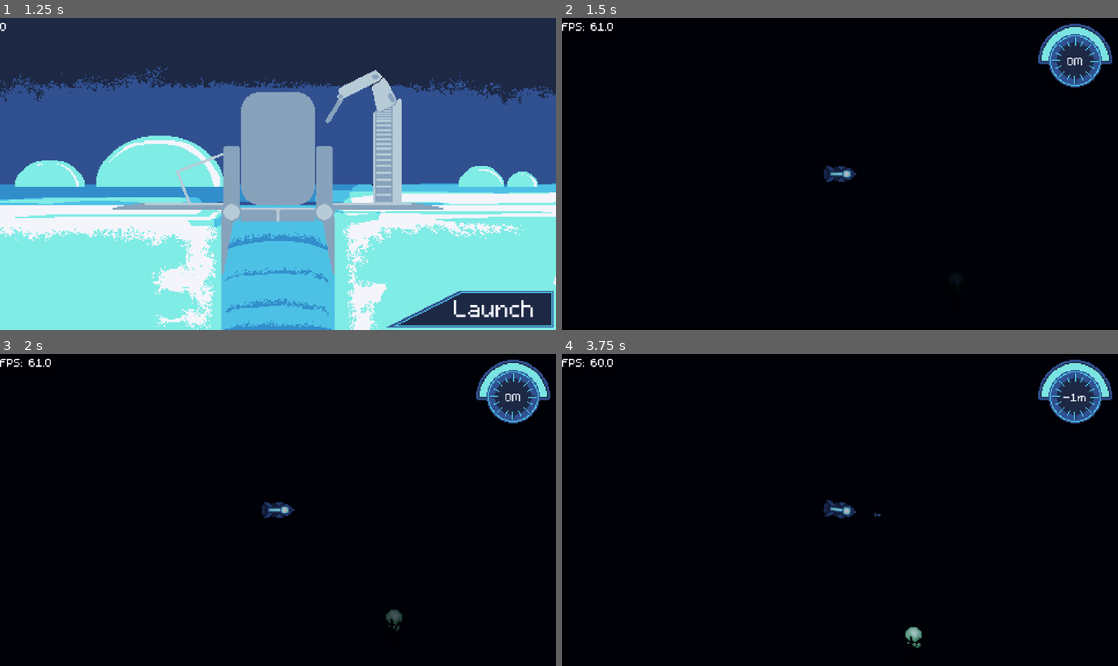
Above: before the commit, frames 1-4 (two rows, left to right).
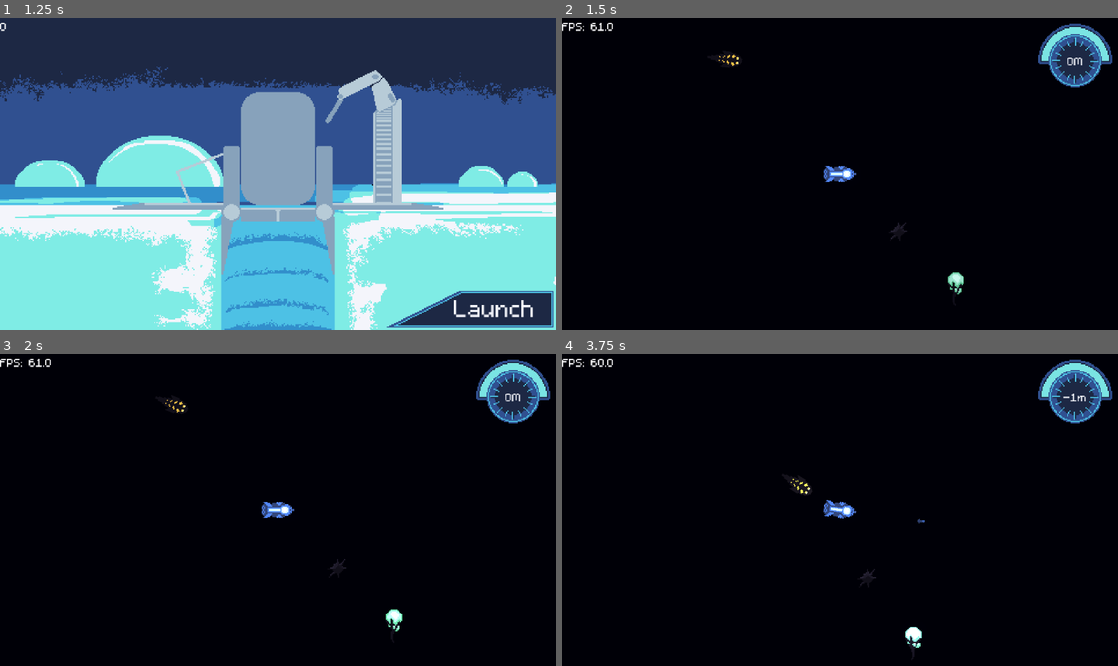
Above: after the commit, the same moments.

Repository: austingwatson/Depths
Game: Godot game, scene res://scenes/title_screen.tscn
Same seed, same stepped clock (60 frames per second), same inputs: the game is played once before the commit and once after it.
Inputs (mouse positions are in pixels of both pictures, inside the frame that each line leads up to):
- Up to frame 1 (1.25 s): click "Play" at 0.5 s
- Up to frame 2 (1.5 s): click "Launch" at 1.25 s
- Up to frame 3 (2 s): no input
- Up to frame 4 (3.75 s): move the mouse to (962, 494) at 2.02 s; hold Space (thrust) 2.03-2.78 s; hold Right mouse button (rotate) 2.03-2.78 s; move the mouse to (728, 525) at 2.77 s; click (728, 525) at 2.85 s; move the mouse to (895, 441) at 3.52 s; hold Space (thrust) from 3.53 s (still down); hold Shift (sonar) from 3.53 s (still down)

Frame 1 is identical in both runs. In frame 2, 0.5% of the frame differs, in the area x 28-73%, y 11-89%; in frame 3, 0.5%; in frame 4, 0.6%, in the area x 41-66%, y 39-98%.

Commit message:
added hunter fish ai (basic)

Diff:
--- a/scenes/component/detection.tscn
+++ b/scenes/component/detection.tscn
@@ -11,3 +11,6 @@
 
 [node name="CollisionShape2D" type="CollisionShape2D" parent="."]
 shape = SubResource("CircleShape2D_y1fjw")
+
+[connection signal="area_entered" from="." to="." method="_on_area_entered"]
+[connection signal="area_exited" from="." to="." method="_on_area_exited"]
--- /dev/null
+++ b/scenes/component/player_distance.tscn
@@ -0,0 +1,6 @@
+[gd_scene load_steps=2 format=3 uid="uid://bbcnk1lc1bia3"]
+
+[ext_resource type="Script" uid="uid://53kp1a4tvhe8" path="res://scripts/component/player_distance.gd" id="1_d7iks"]
+
+[node name="PlayerDistance" type="Node"]
+script = ExtResource("1_d7iks")
--- a/scenes/entity/actor/floater.tscn
+++ b/scenes/entity/actor/floater.tscn
@@ -1,10 +1,11 @@
-[gd_scene load_steps=10 format=3 uid="uid://8oxdyj66sd4m"]
+[gd_scene load_steps=11 format=3 uid="uid://8oxdyj66sd4m"]
 
 [ext_resource type="Texture2D" uid="uid://crpnnm0l8ilj3" path="res://assets/textures/entity/floater_green.png" id="1_4c47e"]
 [ext_resource type="Script" uid="uid://brrrtutax8xnp" path="res://scripts/entity/actor/floater.gd" id="1_ty7i7"]
 [ext_resource type="PackedScene" uid="uid://dgefqrqeh3evl" path="res://scenes/component/movement.tscn" id="2_11tjm"]
 [ext_resource type="PackedScene" uid="uid://b0rymrbfbbdhr" path="res://scenes/component/hurt_box.tscn" id="2_41qwq"]
 [ext_resource type="Texture2D" uid="uid://dgb36hfijxjf1" path="res://assets/textures/effects/2d_lights_and_shadows_neutral_point_light.png" id="2_ty7i7"]
+[ext_resource type="PackedScene" uid="uid://bbcnk1lc1bia3" path="res://scenes/component/player_distance.tscn" id="6_dt2mo"]
 
 [sub_resource type="CircleShape2D" id="CircleShape2D_11tjm"]
 radius = 8.0
@@ -81,9 +82,10 @@
 acceleration = 5.0
 deceleration = 500.0
 
-[node name="HurtBox" parent="." instance=ExtResource("2_41qwq")]
+[node name="HurtBox" parent="." node_paths=PackedStringArray("entity") instance=ExtResource("2_41qwq")]
 collision_layer = 8
 collision_mask = 2
+entity = NodePath("..")
 max_health = 1
 health = 1
 shape = SubResource("CircleShape2D_11tjm")
@@ -104,5 +106,9 @@
 }
 speed_scale = 0.5
 
+[node name="PlayerDistance" parent="." node_paths=PackedStringArray("entity") instance=ExtResource("6_dt2mo")]
+entity = NodePath("..")
+distance = 500.0
+
 [connection signal="dead" from="HurtBox" to="." method="_on_hurt_box_dead"]
 [connection signal="pinged" from="HurtBox" to="." method="_on_hurt_box_pinged"]
--- a/scenes/entity/actor/hunter_fish.tscn
+++ b/scenes/entity/actor/hunter_fish.tscn
@@ -6,6 +6,8 @@
 [ext_resource type="PackedScene" uid="uid://yr7unnis4qow" path="res://scenes/component/fish_sprite.tscn" id="3_mrtdc"]
 [ext_resource type="PackedScene" uid="uid://b0rymrbfbbdhr" path="res://scenes/component/hurt_box.tscn" id="3_vbyxb"]
 [ext_resource type="Texture2D" uid="uid://hyyf28m6abmq" path="res://assets/textures/entity/hunter_fish_normals.png" id="4_mrtdc"]
+[ext_resource type="PackedScene" uid="uid://djbrnjtvjpjmt" path="res://scenes/component/detection.tscn" id="7_4cvhp"]
+[ext_resource type="PackedScene" uid="uid://bbcnk1lc1bia3" path="res://scenes/component/player_distance.tscn" id="8_fjt5v"]
 
 [sub_resource type="CanvasTexture" id="CanvasTexture_ce58k"]
 resource_local_to_scene = true
@@ -16,11 +18,20 @@
 
 [sub_resource type="CircleShape2D" id="CircleShape2D_snnp5"]
 
+[sub_resource type="CircleShape2D" id="CircleShape2D_4cvhp"]
+radius = 150.0
+
+[sub_resource type="CapsuleShape2D" id="CapsuleShape2D_4cvhp"]
+
 [node name="HunterFish" type="Node2D"]
 script = ExtResource("1_snnp5")
 
 [node name="Movement" parent="." node_paths=PackedStringArray("entity") instance=ExtResource("2_vbyxb")]
 entity = NodePath("..")
+max_speed = 225.0
+acceleration = 50.0
+deceleration = 300.0
+rotation_speed = 1.0
 
 [node name="FishSprite" parent="." instance=ExtResource("3_mrtdc")]
 texture = SubResource("CanvasTexture_ce58k")
@@ -30,12 +41,37 @@
 visible_rect = Rect2(-16, -8, 32, 16)
 show_time = 2.5
 
-[node name="HurtBox" parent="." instance=ExtResource("3_vbyxb")]
+[node name="HurtBox" parent="." node_paths=PackedStringArray("entity") instance=ExtResource("3_vbyxb")]
 collision_layer = 4
 collision_mask = 2
+entity = NodePath("..")
 max_health = 1
 health = 1
 shape = SubResource("CircleShape2D_snnp5")
 
+[node name="Detection" parent="." instance=ExtResource("7_4cvhp")]
+collision_layer = 4
+collision_mask = 2
+shape = SubResource("CircleShape2D_4cvhp")
+
+[node name="AttackDetection" parent="." instance=ExtResource("7_4cvhp")]
+position = Vector2(20, 0)
+rotation = 1.5708
+collision_layer = 4
+collision_mask = 2
+shape = SubResource("CapsuleShape2D_4cvhp")
+
+[node name="PlayerDistance" parent="." node_paths=PackedStringArray("entity") instance=ExtResource("8_fjt5v")]
+entity = NodePath("..")
+distance = 500.0
+
+[node name="IdleTimer" type="Timer" parent="."]
+wait_time = 2.0
+autostart = true
+
 [connection signal="dead" from="HurtBox" to="." method="_on_hurt_box_dead"]
 [connection signal="pinged" from="HurtBox" to="." method="_on_hurt_box_pinged"]
+[connection signal="detected" from="Detection" to="." method="_on_detection_detected"]
+[connection signal="lost" from="Detection" to="." method="_on_detection_lost"]
+[connection signal="detected" from="AttackDetection" to="." method="_on_attack_detection_detected"]
+[connection signal="timeout" from="IdleTimer" to="." method="_on_idle_timer_timeout"]
--- a/scenes/entity/actor/player.tscn
+++ b/scenes/entity/actor/player.tscn
@@ -72,9 +72,10 @@
 [node name="Sprite2D" type="Sprite2D" parent="."]
 texture = SubResource("AtlasTexture_18kca")
 
-[node name="HurtBox" parent="." instance=ExtResource("2_8pk7n")]
+[node name="HurtBox" parent="." node_paths=PackedStringArray("entity") instance=ExtResource("2_8pk7n")]
 collision_layer = 2
 collision_mask = 12
+entity = NodePath("..")
 max_health = 10
 health = 10
 shape = SubResource("CircleShape2D_f6cxi")
@@ -112,6 +113,10 @@
 scale = Vector2(0.5, 0.5)
 texture = ExtResource("5_f6cxi")
 
+[node name="GlobalLight" type="PointLight2D" parent="."]
+texture = ExtResource("5_f6cxi")
+texture_scale = 10.0
+
 [node name="EnergyAmount" type="Line2D" parent="."]
 points = PackedVector2Array(-8, 0, 2, 0)
 width = 2.0
--- a/scenes/entity/actor/urchin.tscn
+++ b/scenes/entity/actor/urchin.tscn
@@ -6,6 +6,7 @@
 [ext_resource type="PackedScene" uid="uid://b0rymrbfbbdhr" path="res://scenes/component/hurt_box.tscn" id="3_oxdx7"]
 [ext_resource type="Texture2D" uid="uid://dr685vtdv7r1p" path="res://assets/textures/entity/urchin_normals.png" id="3_qwgpp"]
 [ext_resource type="PackedScene" uid="uid://b0foxywnu3rrx" path="res://scenes/component/hit_box.tscn" id="4_qwgpp"]
+[ext_resource type="PackedScene" uid="uid://bbcnk1lc1bia3" path="res://scenes/component/player_distance.tscn" id="7_8a23f"]
 
 [sub_resource type="CanvasItemMaterial" id="CanvasItemMaterial_oxdx7"]
 light_mode = 2
@@ -71,9 +72,10 @@
 hframes = 2
 vframes = 2
 
-[node name="HurtBox" parent="." instance=ExtResource("3_oxdx7")]
+[node name="HurtBox" parent="." node_paths=PackedStringArray("entity") instance=ExtResource("3_oxdx7")]
 collision_layer = 4
 collision_mask = 2
+entity = NodePath("..")
 max_health = 1
 health = 1
 shape = SubResource("CircleShape2D_oxdx7")
@@ -89,5 +91,9 @@
 &"": SubResource("AnimationLibrary_8a23f")
 }
 
+[node name="PlayerDistance" parent="." node_paths=PackedStringArray("entity") instance=ExtResource("7_8a23f")]
+entity = NodePath("..")
+distance = 500.0
+
 [connection signal="dead" from="HurtBox" to="." method="_on_hurt_box_dead"]
 [connection signal="hit" from="HitBox" to="." method="_on_hit_box_hit"]
--- a/scenes/entity/drops/resource_pickup.tscn
+++ b/scenes/entity/drops/resource_pickup.tscn
@@ -1,6 +1,7 @@
-[gd_scene load_steps=3 format=3 uid="uid://c6yylqny5blw1"]
+[gd_scene load_steps=4 format=3 uid="uid://c6yylqny5blw1"]
 
 [ext_resource type="Script" uid="uid://ce6v4pggr6vbl" path="res://scripts/entity/drops/resource_pickup.gd" id="1_t50uq"]
+[ext_resource type="PackedScene" uid="uid://bbcnk1lc1bia3" path="res://scenes/component/player_distance.tscn" id="2_cr552"]
 
 [sub_resource type="CircleShape2D" id="CircleShape2D_0ofgt"]
 
@@ -17,4 +18,8 @@
 wait_time = 2.5
 one_shot = true
 
+[node name="PlayerDistance" parent="." node_paths=PackedStringArray("entity") instance=ExtResource("2_cr552")]
+entity = NodePath("..")
+distance = 500.0
+
 [connection signal="timeout" from="ScanTimer" to="." method="_on_scan_timer_timeout"]
--- a/scenes/entity/projectile/torpedo.tscn
+++ b/scenes/entity/projectile/torpedo.tscn
@@ -18,8 +18,9 @@
 
 [node name="Movement" parent="." node_paths=PackedStringArray("entity") instance=ExtResource("2_o4jdw")]
 entity = NodePath("..")
-max_speed = 500.0
-acceleration = 100.0
+initial_speed = 50.0
+max_speed = 1000.0
+acceleration = 200.0
 deceleration = 500.0
 rotation_speed = 100.0
 
--- a/scenes/game.tscn
+++ b/scenes/game.tscn
@@ -6,6 +6,11 @@
 [ext_resource type="PackedScene" uid="uid://daxpl8wgwrd7w" path="res://scenes/entity/actor/hunter_fish.tscn" id="3_lnu2h"]
 [ext_resource type="PackedScene" uid="uid://8oxdyj66sd4m" path="res://scenes/entity/actor/floater.tscn" id="4_iywne"]
 [ext_resource type="PackedScene" uid="uid://ckn07253t3ahu" path="res://scenes/entity/actor/urchin.tscn" id="4_lbhrr"]
+
+[sub_resource type="Curve" id="Curve_gee14"]
+_limits = [1.0, 10.0, 0.0, 10000.0]
+_data = [Vector2(0, 1), 0.0, 0.0, 0, 0, Vector2(10000, 10), 0.0, 0.0, 0, 0]
+point_count = 2
 
 [sub_resource type="Curve" id="Curve_iywne"]
 _limits = [0.0, 25.0, 0.0, 10000.0]
@@ -22,6 +27,16 @@
 _data = [Vector2(0, 1), 0.0, 0.0, 0, 0, Vector2(10000, 10), 0.0, 0.0, 0, 0]
 point_count = 2
 
+[sub_resource type="Curve" id="Curve_0tnpc"]
+_limits = [0.0, 10.0, 0.0, 10000.0]
+_data = [Vector2(0, 0), 0.0, 0.0, 0, 0, Vector2(10000, 10), 0.0, 0.0, 0, 0]
+point_count = 2
+
+[sub_resource type="Curve" id="Curve_vtaks"]
+_limits = [0.0, 10.0, 0.0, 10000.0]
+_data = [Vector2(0, 0), 0.0, 0.0, 0, 0, Vector2(10000, 10), 0.0, 0.0, 0, 0]
+point_count = 2
+
 [sub_resource type="Environment" id="Environment_lbhrr"]
 background_mode = 3
 glow_enabled = true
@@ -33,13 +48,28 @@
 
 [node name="HunterFishSpawner" parent="." instance=ExtResource("2_lbhrr")]
 enemy_scene = ExtResource("3_lnu2h")
+max_amount = SubResource("Curve_gee14")
 lower_spawn_curve = SubResource("Curve_iywne")
 upper_spawn_curve = SubResource("Curve_p57ef")
 timer_curve = SubResource("Curve_u5sy4")
+spawn_locations = [{
+"value": "up",
+"weight": 0
+}, {
+"value": "left",
+"weight": 0
+}, {
+"value": "down",
+"weight": 100
+}, {
+"value": "right",
+"weight": 0
+}]
 margin = 25.0
 
 [node name="UrchinSpawner" parent="." instance=ExtResource("2_lbhrr")]
 enemy_scene = ExtResource("4_lbhrr")
+max_amount = SubResource("Curve_0tnpc")
 lower_spawn_curve = SubResource("Curve_iywne")
 upper_spawn_curve = SubResource("Curve_p57ef")
 timer_curve = SubResource("Curve_u5sy4")
@@ -47,6 +77,7 @@
 
 [node name="FloaterSpawner" parent="." instance=ExtResource("2_lbhrr")]
 enemy_scene = ExtResource("4_iywne")
+max_amount = SubResource("Curve_vtaks")
 lower_spawn_curve = SubResource("Curve_iywne")
 upper_spawn_curve = SubResource("Curve_p57ef")
 timer_curve = SubResource("Curve_u5sy4")
--- a/scripts/component/detection.gd
+++ b/scripts/component/detection.gd
@@ -2,9 +2,20 @@
 extends Area2D
 
 signal detected(entity: Node2D)
+signal lost(entity: Node2D)
 
-@export var radius: float
+@export var shape: Shape2D
 
 
 func _ready() -> void:
-	$CollisionShape2D.shape.radius = radius
+	$CollisionShape2D.shape = shape
+
+
+func _on_area_entered(area: Area2D) -> void:
+	if area is HurtBox:
+		detected.emit(area.entity)
+
+
+func _on_area_exited(area: Area2D) -> void:
+	if area is HurtBox:
+		lost.emit(area.entity)
--- a/scripts/component/hurt_box.gd
+++ b/scripts/component/hurt_box.gd
@@ -6,6 +6,7 @@
 signal dead
 signal pinged
 
+@export var entity: Node2D
 @export var infinite_health := false
 @export var max_health: int
 @export var health: int
--- a/scripts/component/movement.gd
+++ b/scripts/component/movement.gd
@@ -2,12 +2,13 @@
 extends Node
 
 @export var entity: Node2D
+@export var initial_speed: float
 @export var max_speed: float
 @export var acceleration: float
 @export var deceleration: float
 @export var rotation_speed: float
 var velocity := Vector2.ZERO
-var speed: float
+var speed := initial_speed
 
 
 func move(direction: Vector2, delta: float) -> void:
--- /dev/null
+++ b/scripts/component/player_distance.gd
@@ -0,0 +1,11 @@
+class_name PlayerDistance
+extends Node
+
+@export var entity: Node2D
+@export var distance := 0.0
+
+
+func _physics_process(_delta: float) -> void:
+	var player_pos := get_viewport().get_camera_2d().global_position
+	if entity.global_position.distance_to(player_pos) >= distance:
+		entity.queue_free()
--- a/scripts/entity/actor/hunter_fish.gd
+++ b/scripts/entity/actor/hunter_fish.gd
@@ -9,6 +9,39 @@
 }
 
 @onready var fish_sprite := $FishSprite
+@onready var movement := $Movement
+@onready var idle_timer := $IdleTimer
+var player: Player = null
+var state := State.IDLE
+var direction := Vector2.ZERO
+var rand_target := Vector2.ZERO
+
+
+func _ready() -> void:
+	state = State.MOVE_RAND
+	rand_target = global_position + Vector2(randf_range(-500, 500), randf_range(-500, 500))
+
+
+func _physics_process(delta: float) -> void:
+	idle_timer.paused = true
+
+	match state:
+		State.IDLE:
+			movement.stop(direction, delta)
+			idle_timer.paused = false
+		State.MOVE_RAND:
+			direction = global_position.direction_to(rand_target)
+			movement.move(direction, delta)
+			movement.turn(rand_target, delta)
+			if global_position.distance_to(rand_target) <= 10.0:
+				state = State.IDLE
+		State.MOVE_SUB:
+			direction = global_position.direction_to(player.global_position)
+			movement.move(direction, delta)
+			movement.turn(player.global_position, delta)
+		State.ATTACK:
+			pass
+
 
 
 func _on_hurt_box_dead() -> void:
@@ -17,3 +50,25 @@
 
 func _on_hurt_box_pinged() -> void:
 	fish_sprite.pinged()
+
+
+func _on_detection_detected(entity: Node2D) -> void:
+	if entity is Player and state != State.ATTACK:
+		player = entity
+		state = State.MOVE_SUB
+
+
+func _on_detection_lost(entity: Node2D) -> void:
+	if entity is Player and state != State.ATTACK:
+		player = null
+		state = State.IDLE
+
+
+func _on_attack_detection_detected(entity: Node2D) -> void:
+	if entity is Player:
+		state = State.ATTACK
+
+
+func _on_idle_timer_timeout() -> void:
+	state = State.MOVE_RAND
+	rand_target = global_position + Vector2(randf_range(-500, 500), randf_range(-500, 500))
--- a/scripts/entity/spawner.gd
+++ b/scripts/entity/spawner.gd
@@ -1,7 +1,9 @@
 class_name Spawner
 extends Node2D
 
+@export var disable := false
 @export var enemy_scene: PackedScene
+@export var max_amount: Curve
 @export var lower_spawn_curve: Curve
 @export var upper_spawn_curve: Curve
 @export var timer_curve: Curve
@@ -13,12 +15,16 @@
 ]
 @export var margin: float
 @onready var spawn_timer := $SpawnTimer
+var current_amount := 0
 var player_y := 0.0
 
 
 func _ready() -> void:
-	GlobalSignals.player_moved.connect(_on_player_moved)
-	spawn_timer.start(timer_curve.sample(player_y))
+	if disable:
+		queue_free()
+	else:
+		GlobalSignals.player_moved.connect(_on_player_moved)
+		spawn_timer.start(timer_curve.sample(player_y))
 
 
 func pick_random_dir():
@@ -61,6 +67,13 @@
 
 func _on_spawn_timer_timeout() -> void:
 	var amount := get_enemy_amount()
+	var max: int = round(max_amount.sample(player_y))
+	while current_amount + amount > max:
+		amount -= 1
+		if amount == 0:
+			break
+	current_amount += amount
+
 	for i in range(amount):
 		var enemy := enemy_scene.instantiate()
 		enemy.global_position = get_random_position()
--- a/scripts/game.gd
+++ b/scripts/game.gd
@@ -15,6 +15,10 @@
 	floater.global_position = Vector2(100, 100)
 	EntityManager.add_entity(floater, true)
 
+	var hunter_fish := preload("res://scenes/entity/actor/hunter_fish.tscn").instantiate()
+	hunter_fish.global_position = Vector2(-100, -100)
+	EntityManager.add_entity(hunter_fish, true)
+
 	var research_pickup := preload("res://scenes/entity/drops/resource_pickup.tscn").instantiate()
 	research_pickup.global_position = Vector2(-50, -50)
 	EntityManager.add_entity(research_pickup, true)
Not shown: 1 places in scenes/entity/actor/hunter_fish.tscn that only renumber resources
Not shown: 1 places in scenes/entity/actor/urchin.tscn that only renumber resources
Not shown: 1 places in scenes/game.tscn that only renumber resources
Not shown, added: scripts/component/player_distance.gd.uid
